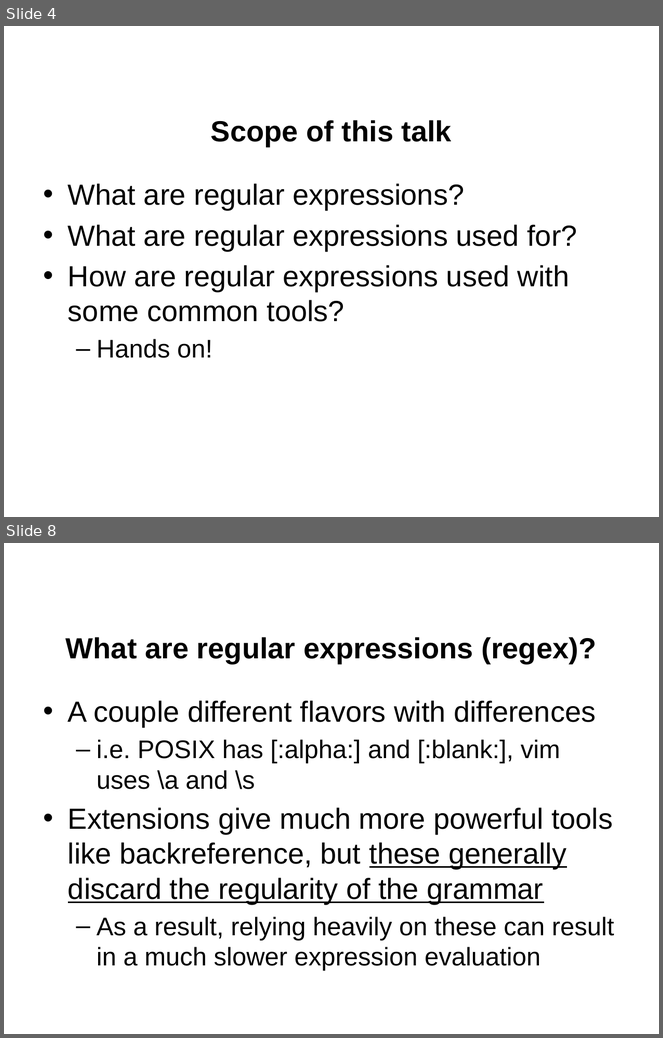
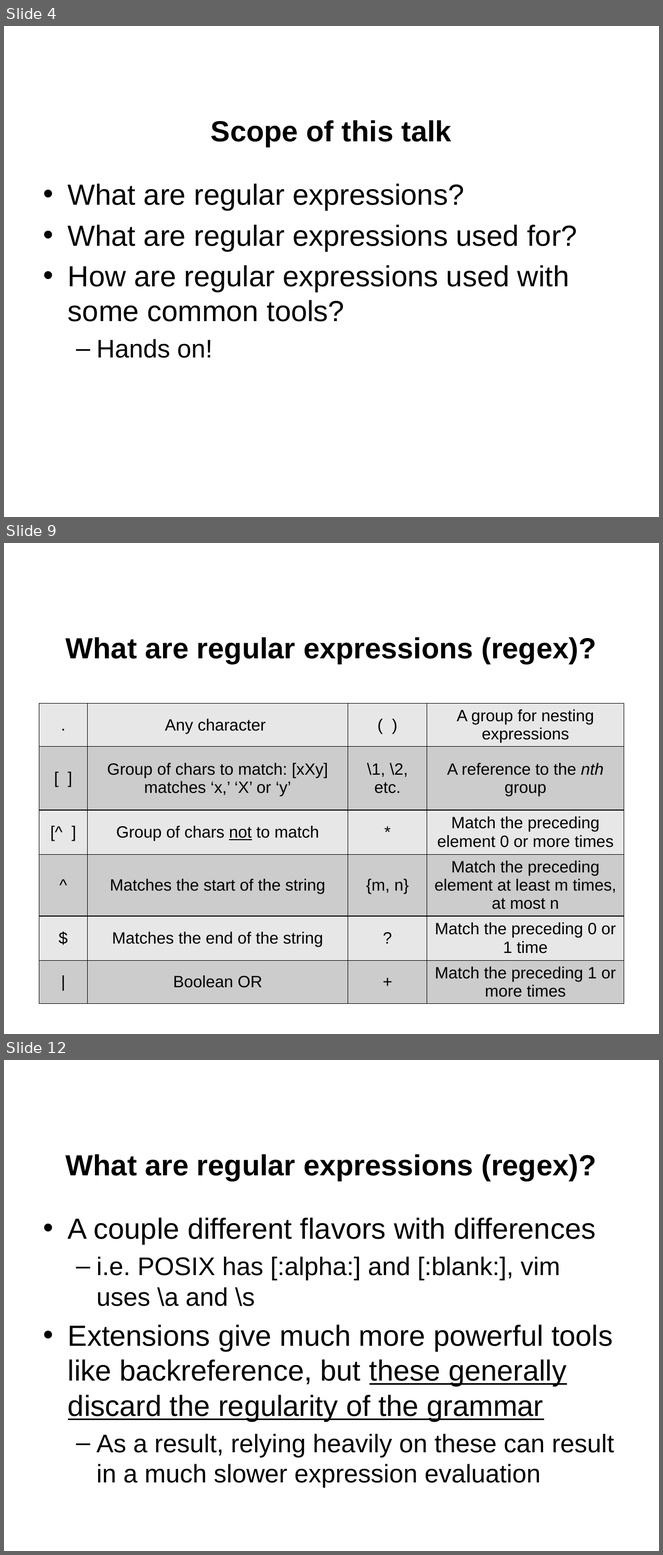
Before and after one commit to jgerity/talks, a slide deck: 2017/computing_workgroup/regex/regular_expressions.pptx. Shown one above the other, each under a label of ours: slides 4 and 8 before the commit, slides 4, 9 and 12 after it; the slides between them are not shown. The pictures are 663x1038 and 663x1555 pixels, drawn with LibreOffice and Linux fonts; fonts in the diff are those of the drawing; background and template pictures are left out. Boxes give left, top, right and bottom in pixels: in the first picture for what was removed or moved away, otherwise in the second. Text is boxed around its words. In the diff, an @@ line names an element or a change of style, - is before the commit and + after.

Commit message:
Added some example regex, metacharacter table, state machine figure

```diff
--- a/2017/computing_workgroup/regex/regular_expressions.pptx
+++ b/2017/computing_workgroup/regex/regular_expressions.pptx
@@ slide 9 added at [4, 543, 659, 1034], background picture (left out) @@
@@ title added at [66, 637, 596, 664], 32 pt, text #000000, bold @@
+What are regular expressions (regex)?
@@ table added at [39, 704, 625, 1016], 6 rows, 4 columns @@
+. | Any character | ( ) | A group for nesting expressions
+[ ] | Group of chars to match: [xXy] matches ‘x,’ ‘X’ or ‘y’ | \1, \2, etc. | A reference to the nth group
+[^ ] | Group of chars not to match | * | Match the preceding element 0 or more times
+^ | Matches the start of the string | {m, n} | Match the preceding element at least m times, at most n
+$ | Matches the end of the string | ? | Match the preceding 0 or 1 time
+| | Boolean OR | + | Match the preceding 1 or more times
@@ what was slide 8 is now slide 12 @@
```
Also in this commit, not shown: 4 slides changed, 4 other slides added, 1 slide removed.
